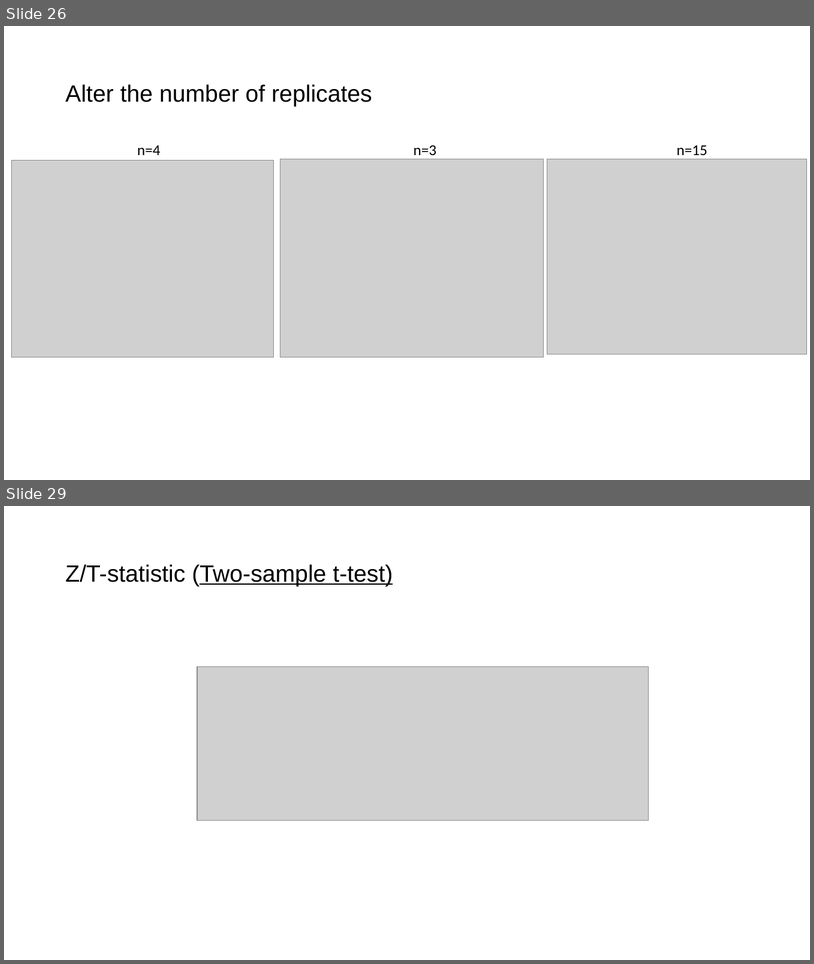
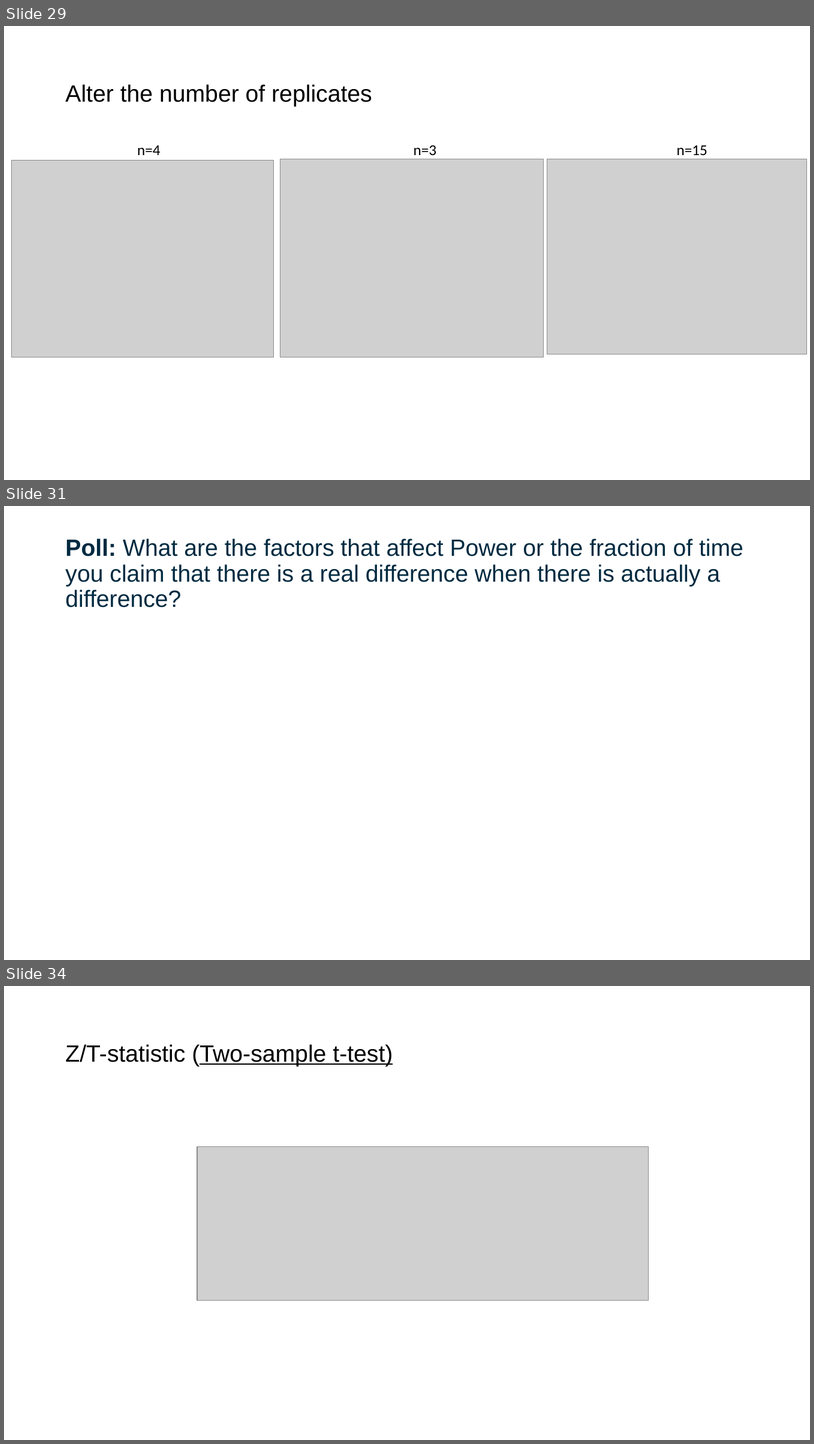
Before and after one commit to gladstone-institutes/Bioinformatics-Workshops, a slide deck: hypothesis-testing/HypothesisTesting.pptx. Shown one above the other, each under a label of ours: slides 26 and 29 before the commit, slides 29, 31 and 34 after it; the slides between them are not shown. The pictures are 814x964 and 814x1444 pixels, drawn with LibreOffice and Linux fonts; fonts in the diff are those of the drawing; grey boxes stand for pictures. Boxes give left, top, right and bottom in pixels: in the first picture for what was removed or moved away, otherwise in the second. Text is boxed around its words. In the diff, an @@ line names an element or a change of style, - is before the commit and + after.

```diff
--- a/hypothesis-testing/HypothesisTesting.pptx
+++ b/hypothesis-testing/HypothesisTesting.pptx
@@ slide 31 added at <box>4,506,810,960</box>, background #FFFFFF @@
@@ title added at <box>65,538,744,607</box>, 28 pt, text #002A40 @@
+Poll: What are the factors that affect Power or the fraction of time you claim that there is a real difference when there is actually a difference?
@@ what was slide 26 is now slide 29 @@
@@ what was slide 29 is now slide 34 @@
```
Also in this commit, not shown: 9 slides changed, 5 other slides added.
